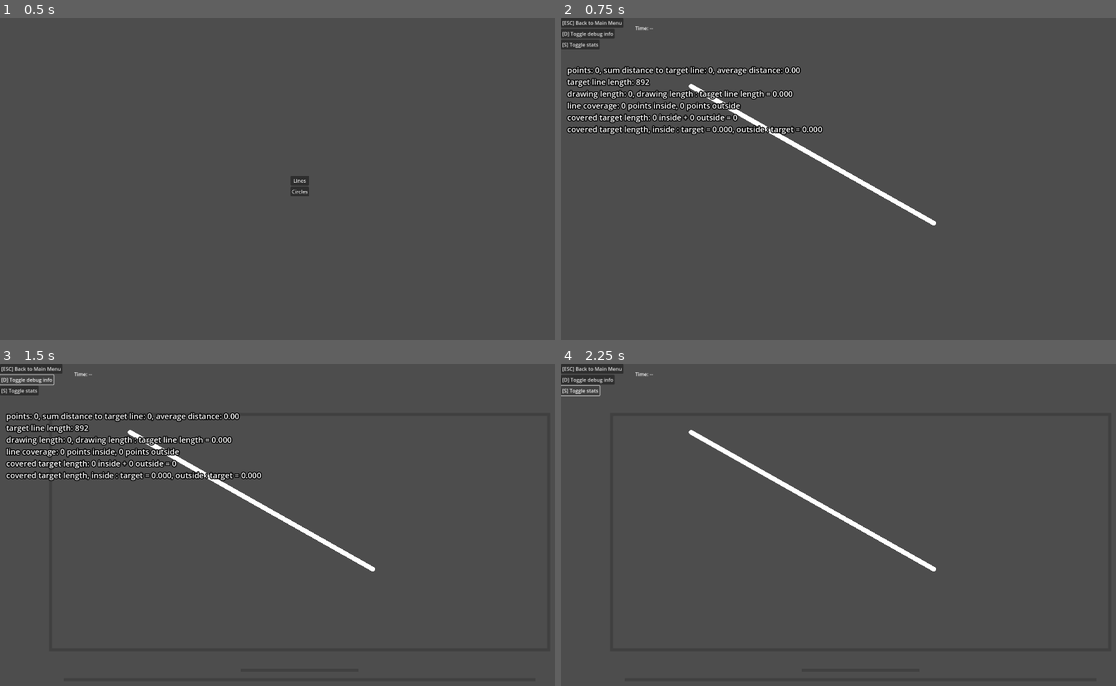
Above: before the commit, frames 1-4 (two rows, left to right).
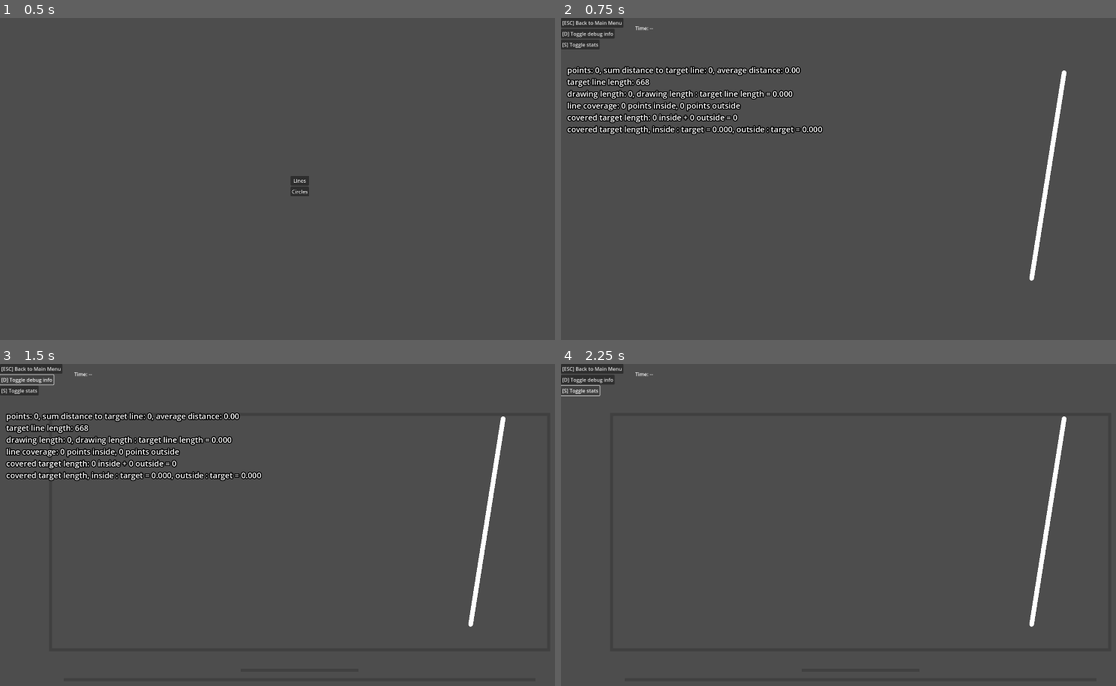
Above: after the commit, the same moments.

Repository: Toxe/godot-tablet-trainer
Game: Godot game, scene res://scenes/main_menu/main_menu.tscn
Same seed, same stepped clock (60 frames per second), same inputs: the game is played once before the commit and once after it.
Inputs:
- Up to frame 1 (0.5 s): no input
- Up to frame 2 (0.75 s): click "Lines" at 0.5 s
- Up to frame 3 (1.5 s): click "[D] Toggle debug info" at 1.25 s
- Up to frame 4 (2.25 s): click "[S] Toggle stats" at 2 s

Frame 1 is identical in both runs. In frame 2, 1.3% of the frame differs, in the area x 13-92%, y 16-82%; in frame 3, 1.3%; in frame 4, 1.4%, in the area x 22-92%, y 16-82%.

Commit message:
Change all functions that deal with pixel positions to int/Vector2i

Diff:
--- a/TabletTrainer/scenes/circle_trainer/circle_trainer.gd
+++ b/TabletTrainer/scenes/circle_trainer/circle_trainer.gd
@@ -7,9 +7,9 @@
 const target_circle_min_radius_screen_ratio := 0.1
 const target_circle_max_radius_screen_ratio := 0.3
 
-var target_circle_position := Vector2.ZERO
+var target_circle_position := Vector2i.ZERO
 var target_circle_radius := 0.0
-var prev_target_circle_position := Vector2.ZERO
+var prev_target_circle_position := Vector2i.ZERO
 var prev_target_circle_radius := 0.0
 
 var info_count_points := 0
@@ -77,25 +77,25 @@
             draw_line(info_drawing_arc_position, info_drawing_arc_last_point, Color.GREEN, 2)
 
 
-func get_workspace_margin() -> float:
+func get_workspace_margin() -> int:
     var window_size := get_window().size
-    return mini(window_size.x, window_size.y) * margin_screen_ratio
-
-
-func get_workspace() -> Rect2:
+    return roundi(mini(window_size.x, window_size.y) * margin_screen_ratio)
+
+
+func get_workspace() -> Rect2i:
     var window_size := get_window().size
     var margin := get_workspace_margin()
-    return Rect2(margin, margin, window_size.x - 2 * margin, window_size.y - 2 * margin)
+    return Rect2i(margin, margin, window_size.x - 2 * margin, window_size.y - 2 * margin)
 
 
 func get_min_circle_radius() -> float:
     var rect := get_workspace()
-    return minf(rect.size.x, rect.size.y) * target_circle_min_radius_screen_ratio
+    return mini(rect.size.x, rect.size.y) * target_circle_min_radius_screen_ratio
 
 
 func get_max_circle_radius() -> float:
     var rect := get_workspace()
-    return minf(rect.size.x, rect.size.y) * target_circle_max_radius_screen_ratio
+    return mini(rect.size.x, rect.size.y) * target_circle_max_radius_screen_ratio
 
 
 func create_new_target_circle() -> void:
@@ -104,12 +104,12 @@
 
     target_circle_radius = randf_range(get_min_circle_radius(), get_max_circle_radius())
 
-    var x_min := margin + target_circle_radius
-    var y_min := margin + target_circle_radius
-    var x_max := workspace.end.x - target_circle_radius
-    var y_max := workspace.end.y - target_circle_radius
-
-    target_circle_position = Vector2(randf_range(x_min, x_max), randf_range(y_min, y_max))
+    var x_min := int(margin + target_circle_radius)
+    var y_min := int(margin + target_circle_radius)
+    var x_max := int(workspace.end.x - target_circle_radius)
+    var y_max := int(workspace.end.y - target_circle_radius)
+
+    target_circle_position = Vector2i(randi_range(x_min, x_max), randi_range(y_min, y_max))
 
     queue_redraw()
 
@@ -224,20 +224,20 @@
         return relative_arc_angle <= 0.0 and prev_relative_arc_angle > 0.0
 
 
-func _on_drawing_started(_point: Vector2) -> void:
+func _on_drawing_started(_point: Vector2i) -> void:
     reset_info_stats()
     update_info_label()
 
     delete_debug_lines()
 
 
-func _on_drawing_stopped(_point: Vector2) -> void:
+func _on_drawing_stopped(_point: Vector2i) -> void:
     update_prev_target_circle()
     create_new_target_circle()
 
 
-func _on_drawing_point_added(point: Vector2) -> void:
-    var distance_to_center := point.distance_to(target_circle_position)
+func _on_drawing_point_added(point: Vector2i) -> void:
+    var distance_to_center := Vector2(point).distance_to(target_circle_position)
 
     info_count_points += 1
     info_sum_distance_to_target += absf(target_circle_radius - distance_to_center)
@@ -247,8 +247,8 @@
     update_info_label()
 
 
-func _on_drawing_segment_added(start_point: Vector2, end_point: Vector2) -> void:
-    info_drawing_length += start_point.distance_to(end_point)
+func _on_drawing_segment_added(start_point: Vector2i, end_point: Vector2i) -> void:
+    info_drawing_length += Vector2(start_point).distance_to(end_point)
 
     if info_drawing_arc_direction == DrawingArcDirection.none:
         info_drawing_arc_radius = target_circle_radius * 0.75
--- a/TabletTrainer/scenes/drawing/drawing.gd
+++ b/TabletTrainer/scenes/drawing/drawing.gd
@@ -1,9 +1,9 @@
 class_name Drawing extends Node2D
 
-signal started(point: Vector2)
-signal stopped(point: Vector2)
-signal point_added(point: Vector2)
-signal segment_added(start_point: Vector2, end_point: Vector2)
+signal started(point: Vector2i)
+signal stopped(point: Vector2i)
+signal point_added(point: Vector2i)
+signal segment_added(start_point: Vector2i, end_point: Vector2i)
 
 var is_drawing := false
 var line: Line2D = null
--- a/TabletTrainer/scenes/line_trainer/line_trainer.gd
+++ b/TabletTrainer/scenes/line_trainer/line_trainer.gd
@@ -55,15 +55,15 @@
             draw_arc(p.point, 5, 0, 2.0 * PI, 8, p.color)
 
 
-func get_workspace_margin() -> float:
+func get_workspace_margin() -> int:
     var window_size := get_window().size
-    return mini(window_size.x, window_size.y) * margin_screen_ratio
-
-
-func get_workspace() -> Rect2:
+    return roundi(mini(window_size.x, window_size.y) * margin_screen_ratio)
+
+
+func get_workspace() -> Rect2i:
     var window_size := get_window().size
     var margin := get_workspace_margin()
-    return Rect2(margin, margin, window_size.x - 2 * margin, window_size.y - 2 * margin)
+    return Rect2i(margin, margin, window_size.x - 2 * margin, window_size.y - 2 * margin)
 
 
 func get_min_line_length() -> float:
@@ -81,11 +81,11 @@
     var min_line_length := get_min_line_length()
     var max_line_length := get_max_line_length()
 
-    var calc_random_point_in_workspace := func() -> Vector2: return Vector2(randf_range(workspace.position.x, workspace.end.x), randf_range(workspace.position.y, workspace.end.y))
-    var p0 := calc_random_point_in_workspace.call() as Vector2
-    var p1 := calc_random_point_in_workspace.call() as Vector2
-
-    while p0.distance_to(p1) < min_line_length or p0.distance_to(p1) > max_line_length:
+    var calc_random_point_in_workspace := func() -> Vector2i: return Vector2i(randi_range(workspace.position.x, workspace.end.x), randi_range(workspace.position.y, workspace.end.y))
+    var p0: Vector2i = calc_random_point_in_workspace.call()
+    var p1: Vector2i = calc_random_point_in_workspace.call()
+
+    while Vector2(p0).distance_to(p1) < min_line_length or Vector2(p0).distance_to(p1) > max_line_length:
         p1 = calc_random_point_in_workspace.call()
 
     target_line.clear_points()
@@ -225,21 +225,21 @@
     return dist_p1_to_point < dist_p0_to_point and dist_p0_to_point > dist_p0_to_p1
 
 
-func _on_drawing_started(_point: Vector2) -> void:
+func _on_drawing_started(_point: Vector2i) -> void:
     reset_info_stats()
     update_info_label()
 
     delete_debug_lines()
 
 
-func _on_drawing_stopped(_point: Vector2) -> void:
+func _on_drawing_stopped(_point: Vector2i) -> void:
     update_prev_target_line(target_line)
     create_new_target_line()
 
 
-func _on_drawing_point_added(point: Vector2) -> void:
+func _on_drawing_point_added(point: Vector2i) -> void:
     var point_on_line := project_point_onto_line(point, target_line)
-    var distance_point_to_target_line := point.distance_to(point_on_line)
+    var distance_point_to_target_line := Vector2(point).distance_to(point_on_line)
 
     info_count_points += 1
     info_sum_distance_to_target += distance_point_to_target_line
@@ -252,13 +252,13 @@
     last_debug_line = add_debug_line(point)
 
 
-func _on_drawing_segment_added(start_point: Vector2, end_point: Vector2) -> void:
+func _on_drawing_segment_added(start_point: Vector2i, end_point: Vector2i) -> void:
     assert(last_debug_line != null)
 
     var p0 := target_line.points[0]
     var p1 := target_line.points[1]
 
-    info_drawing_length += start_point.distance_to(end_point)
+    info_drawing_length += Vector2(start_point).distance_to(end_point)
 
     # ---- covered length inside/outside
     var a := project_point_onto_line(start_point, target_line)
--- a/TabletTrainer/scenes/trainer_ui/trainer_ui.gd
+++ b/TabletTrainer/scenes/trainer_ui/trainer_ui.gd
@@ -46,11 +46,11 @@
     toggle_stats.emit(show_stats)
 
 
-func _on_drawing_started(_point: Vector2) -> void:
+func _on_drawing_started(_point: Vector2i) -> void:
     is_drawing = true
     update_start_time()
 
 
-func _on_drawing_stopped(_point: Vector2) -> void:
+func _on_drawing_stopped(_point: Vector2i) -> void:
     is_drawing = false
     update_end_time()
